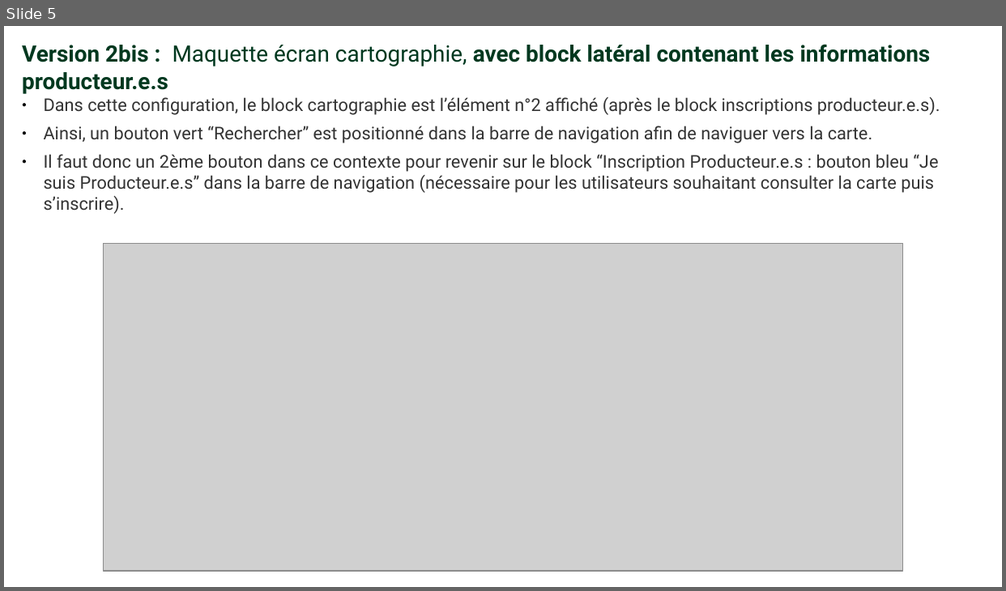
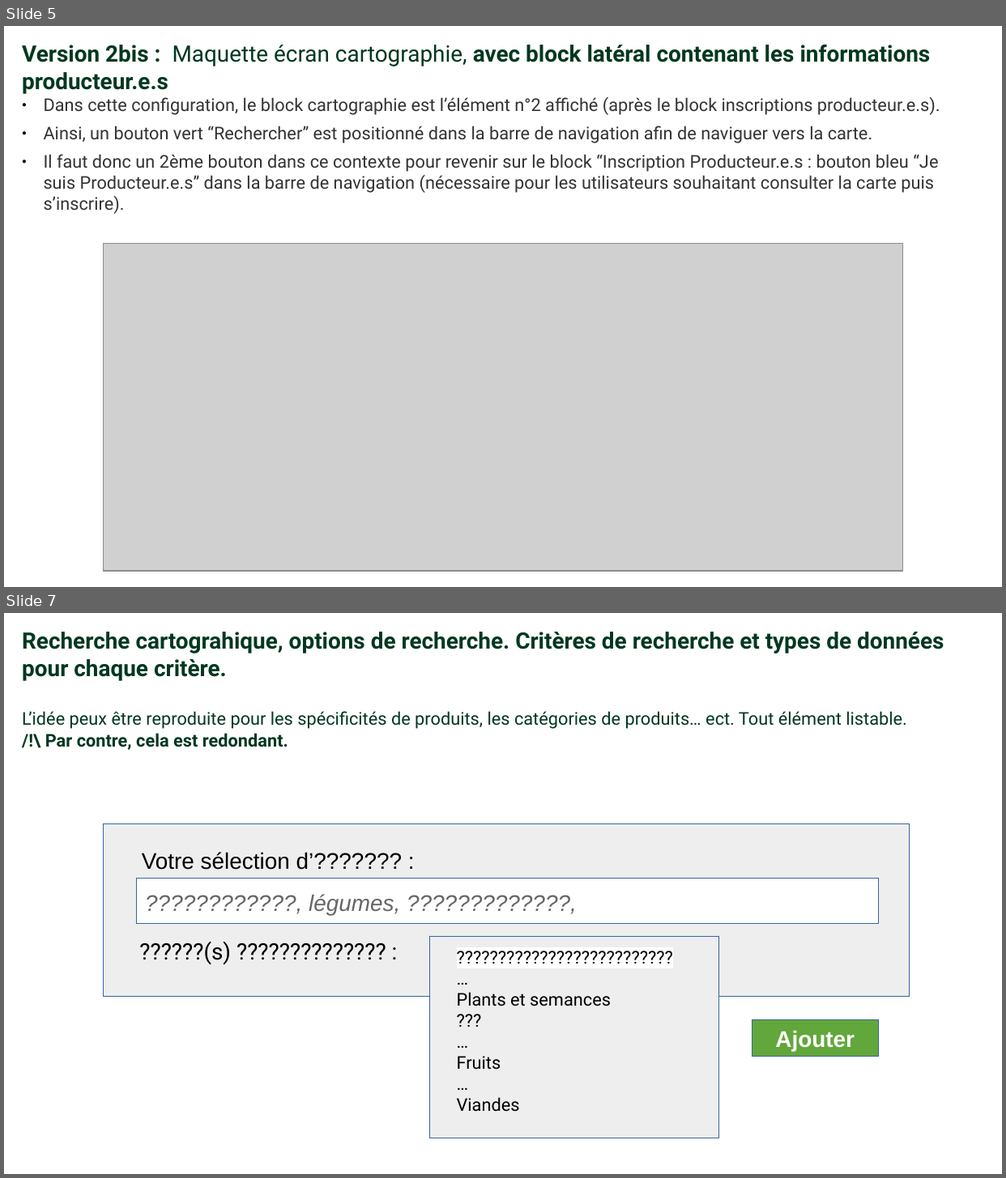
Before and after one commit to PaulBisserier/cetcal, a slide deck: qualification/maquettes/maquettes_cartographie_cetcal-site_v0-1.odp. Shown one above the other, each under a label of ours: slide 5 before the commit, slides 5 and 7 after it; the slides between them are not shown. The pictures are 1006x591 and 1006x1178 pixels, drawn with LibreOffice and Linux fonts; fonts in the diff are those of the drawing; grey boxes stand for pictures. Boxes give left, top, right and bottom in pixels: in the first picture for what was removed or moved away, otherwise in the second. Text is boxed around its words. In the diff, an @@ line names an element or a change of style, - is before the commit and + after.

```diff
--- a/qualification/maquettes/maquettes_cartographie_cetcal-site_v0-1.odp
+++ b/qualification/maquettes/maquettes_cartographie_cetcal-site_v0-1.odp
@@ slide 7 added at [4, 613, 1002, 1174], background #FFFFFF @@
@@ text added at [22, 632, 944, 750], 14 pt, text #00381F, bold @@
+Recherche cartograhique, options de recherche. Critères de recherche et types de données pour chaque critère.
+L’idée peux être reproduite pour les spécificités de produits, les catégories de produits… ect. Tout élément listable.
+/!\ Par contre, cela est redondant.
@@ rectangle added at [104, 824, 910, 996], fill #EEEEEE, outline #3465A4 0 pt @@
@@ text added at [142, 852, 402, 870], 18 pt, text #000000 @@
+Votre sélection d’??????? :
@@ rectangle added at [136, 879, 879, 923], fill #FFFFFF, outline #3465A4 0 pt @@
@@ text added at [309, 894, 400, 915], 18 pt, text #666666, italic @@
+????????????, légumes, ?????????????,
@@ text added at [139, 942, 231, 965], 18 pt, text #000000 @@
+??????(s) ?????????????? :
@@ rectangle added at [429, 936, 719, 1138], fill #EEEEEE, outline #3465A4 0 pt @@
@@ text added at [457, 992, 611, 1112], 14 pt, text #000000 @@
+??????????????????????????
+…
+Plants et semances
+???
+…
+Fruits
+…
+Viandes
@@ rectangle added at [752, 1020, 879, 1057], fill #62A73B, outline #3465A4 0 pt @@
@@ text added at [775, 1030, 854, 1051], 18 pt, text #FFFFFF, bold @@
+Ajouter
```
Also in this commit, not shown: 1 slide changed, 4 other slides added, 1 slide removed, 23 other files.
